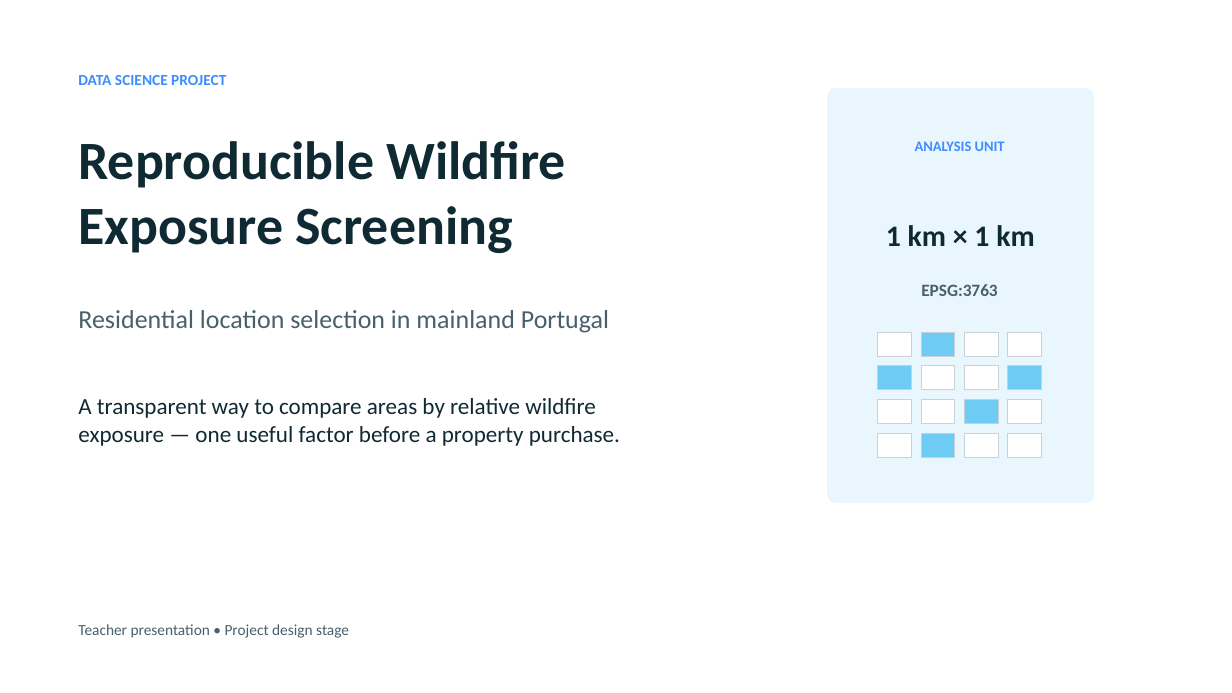
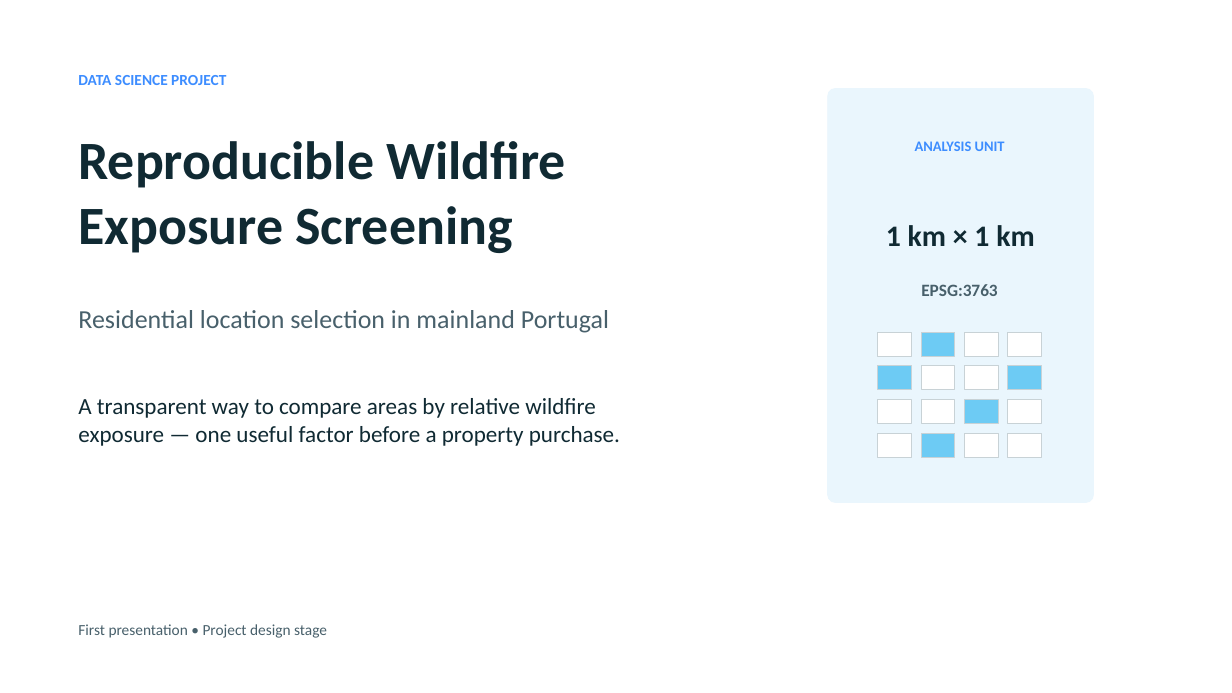
Before and after one commit to serhii-diadechko-git/wildfire_property_screening_portugal, a slide deck: slide 1 of reports/Reproducible_Wildfire_Exposure_Screening_Mainland_Portugal.pptx. Drawn at 1232x693 pixels with LibreOffice and Linux fonts; fonts in the diff are those of the drawing. Boxes give left, top, right and bottom in pixels: in the first picture for what was removed or moved away, otherwise in the second. Text is boxed around its words. In the diff, an @@ line names an element or a change of style, - is before the commit and + after.

```diff
--- a/reports/Reproducible_Wildfire_Exposure_Screening_Mainland_Portugal.pptx
+++ b/reports/Reproducible_Wildfire_Exposure_Screening_Mainland_Portugal.pptx
@@ text at [78, 624, 327, 638]: text changed @@
-Teacher presentation • Project design stage
+First presentation • Project design stage
```
Also in this commit, not shown: 2 other slides changed, 1 slide added.
